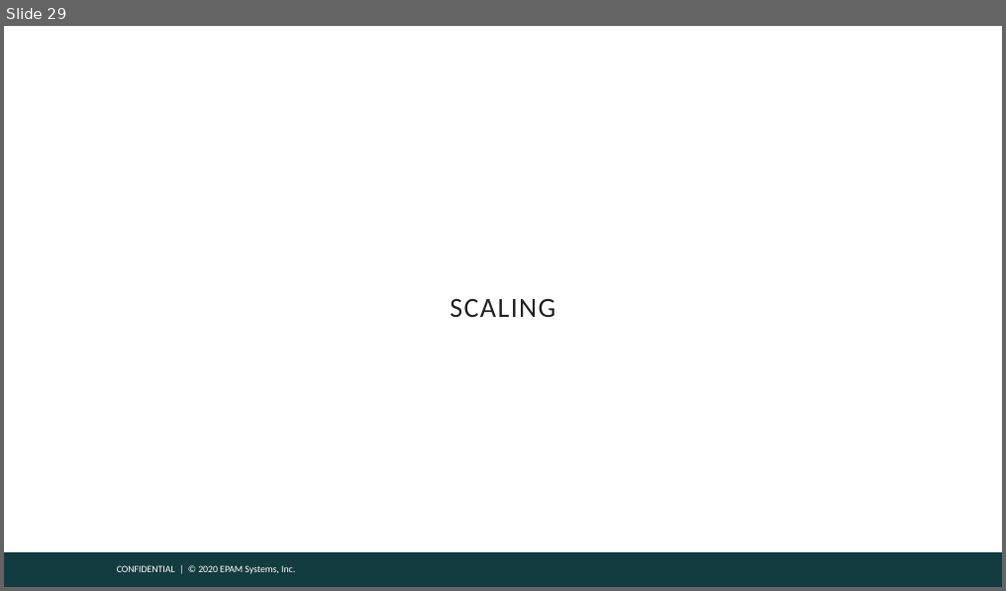
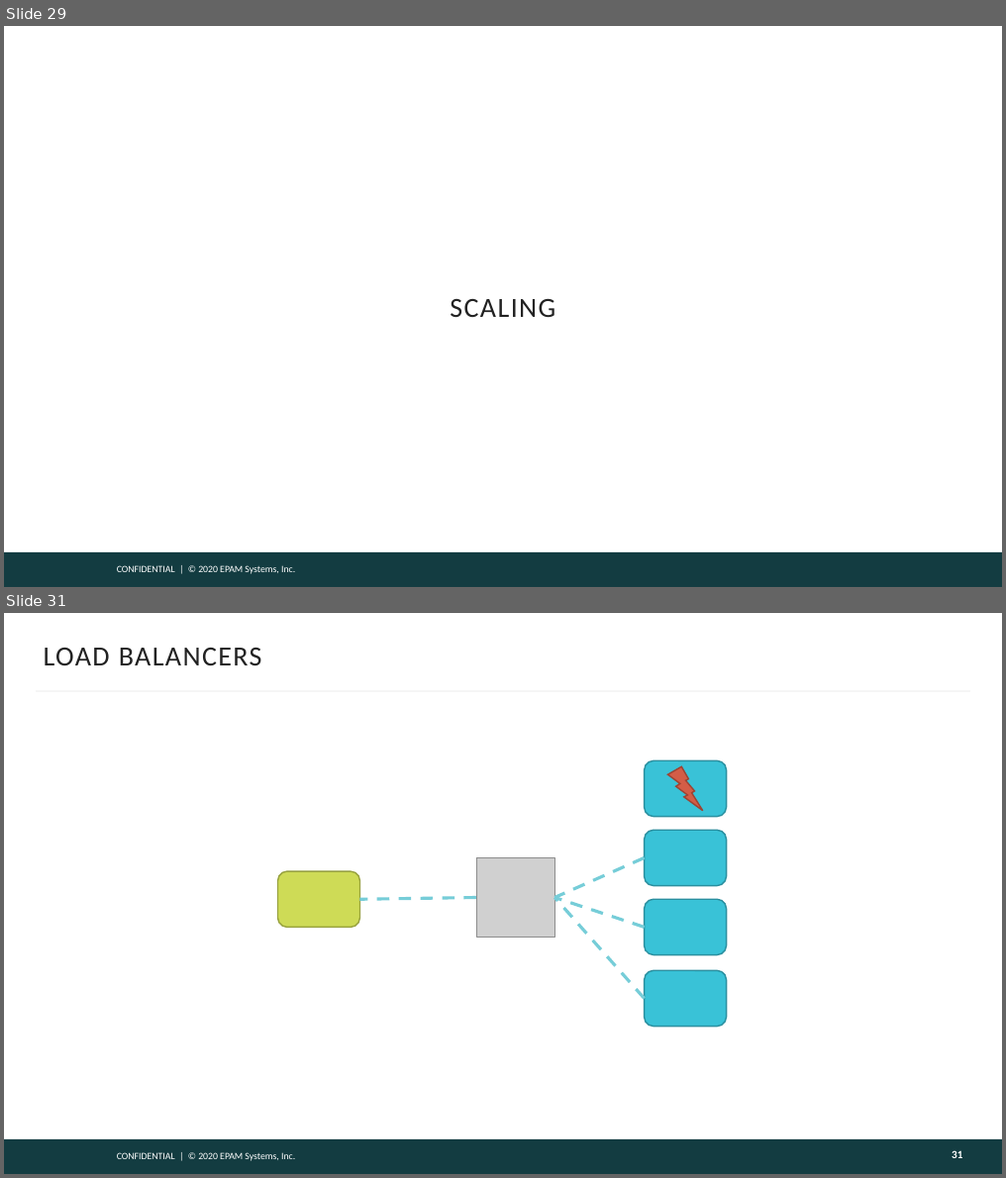
Before and after one commit to gitaroktato/introduction-to-microservices, a slide deck: lecture_3_microservice_patterns.pptx. Shown one above the other, each under a label of ours: slide 29 before the commit, slides 29 and 31 after it; the slides between them are not shown. The pictures are 1006x591 and 1006x1178 pixels, drawn with LibreOffice and Linux fonts; fonts in the diff are those of the drawing; grey boxes stand for pictures; background and template pictures are left out. Boxes give left, top, right and bottom in pixels: in the first picture for what was removed or moved away, otherwise in the second. Text is boxed around its words. In the diff, an @@ line names an element or a change of style, - is before the commit and + after.

```diff
--- a/lecture_3_microservice_patterns.pptx
+++ b/lecture_3_microservice_patterns.pptx
@@ slide 31 added at (x1=4, y1=613, x2=1002, y2=1174), background #FFFFFF; not listed: 2 template elements that a slide beside it also shows @@
@@ title added at (x1=44, y1=648, x2=262, y2=665), 20 pt, text #222222 @@
+LOAD BALANCERS
@@ line added from (36, 691) to (970, 691), #F5F5F5 1.5 pt @@
@@ rounded rectangle added at (x1=645, y1=761, x2=727, y2=817), fill #39C2D7, outline #2A909F 1 pt @@
@@ lightning bolt added at (x1=667, y1=766, x2=703, y2=811), fill #D35D47, outline #9C4535 1 pt @@
@@ rounded rectangle added at (x1=645, y1=831, x2=727, y2=886), fill #39C2D7, outline #2A909F 1 pt @@
@@ rounded rectangle added at (x1=277, y1=871, x2=359, y2=928), fill #CEDB56, outline #98A240 1 pt @@
@@ picture added at (x1=476, y1=859, x2=554, y2=938) @@
@@ line added from (645, 859) to (554, 897), #76CDD8 2.25 pt dashed @@
@@ line added from (476, 897) to (360, 899), #76CDD8 2.25 pt dashed @@
@@ line added from (645, 928) to (554, 897), #76CDD8 2.25 pt dashed @@
@@ line added from (645, 998) to (554, 897), #76CDD8 2.25 pt dashed @@
@@ rounded rectangle added at (x1=645, y1=899, x2=727, y2=956), fill #39C2D7, outline #2A909F 1 pt @@
@@ rounded rectangle added at (x1=645, y1=970, x2=727, y2=1026), fill #39C2D7, outline #2A909F 1 pt @@
@@ page number added at (x1=951, y1=1151, x2=962, y2=1158), 8 pt, text #FEFEFE, bold @@
+31
```
Also in this commit, not shown: 14 other slides added.
